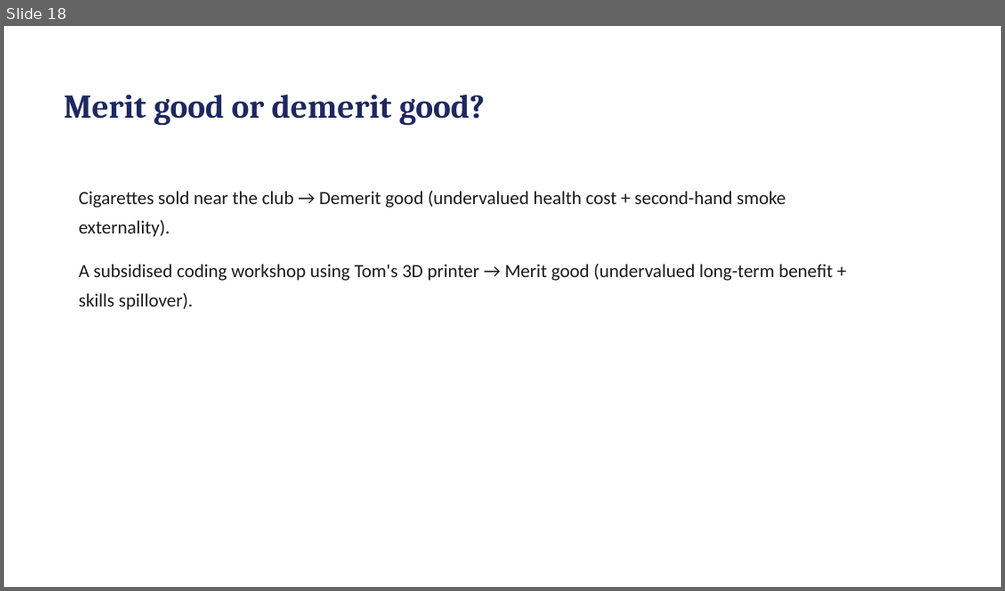
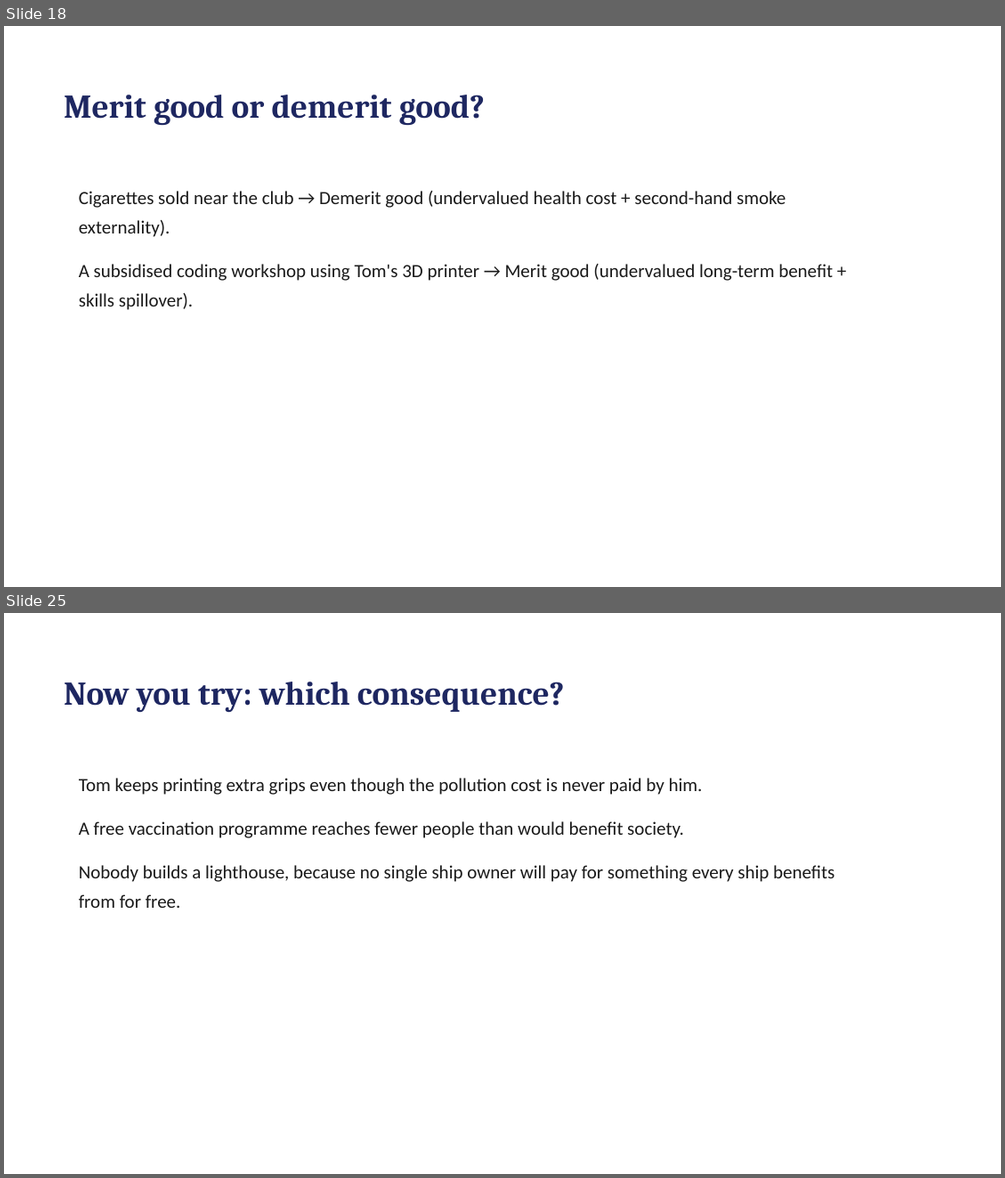
Before and after one commit to rebeccakfurness-boop/selongbayschool-teaching, a slide deck: courses/tom-economics/lessons/lesson-07/slides.pptx. Shown one above the other, each under a label of ours: slide 18 before the commit, slides 18 and 25 after it; the slides between them are not shown. The pictures are 1005x591 and 1005x1178 pixels, drawn with LibreOffice and Linux fonts; fonts in the diff are those of the drawing. Boxes give left, top, right and bottom in pixels: in the first picture for what was removed or moved away, otherwise in the second. Text is boxed around its words. In the diff, an @@ line names an element or a change of style, - is before the commit and + after.

```diff
--- a/courses/tom-economics/lessons/lesson-07/slides.pptx
+++ b/courses/tom-economics/lessons/lesson-07/slides.pptx
@@ slide 25 added at box(4, 613, 1001, 1174), background #FFFFFF @@
@@ text added at box(64, 682, 565, 713), 32 pt, text #1E2761, bold @@
+Now you try: which consequence?
@@ text added at box(79, 778, 834, 908), 18 pt, text #1A1A1A @@
+Tom keeps printing extra grips even though the pollution cost is never paid by him.
+A free vaccination programme reaches fewer people than would benefit society.
+Nobody builds a lighthouse, because no single ship owner will pay for something every ship benefits from for free.
```
Also in this commit, not shown: 3 slides changed, 9 other slides added, 1 slide removed, 29 other files.
